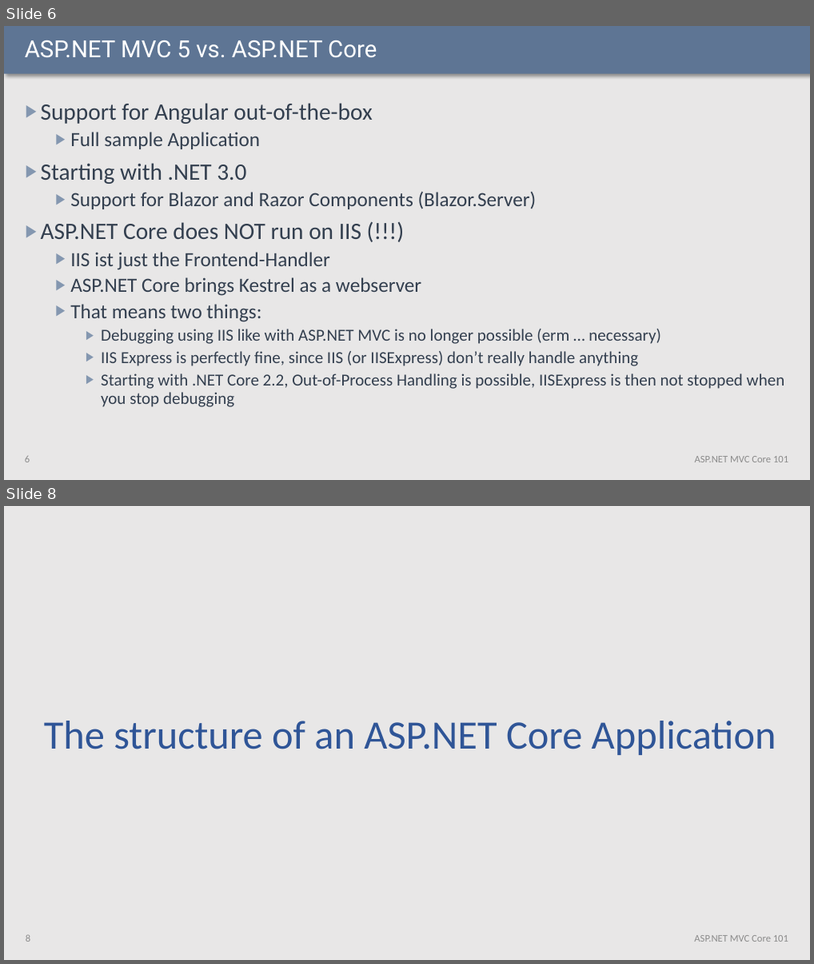
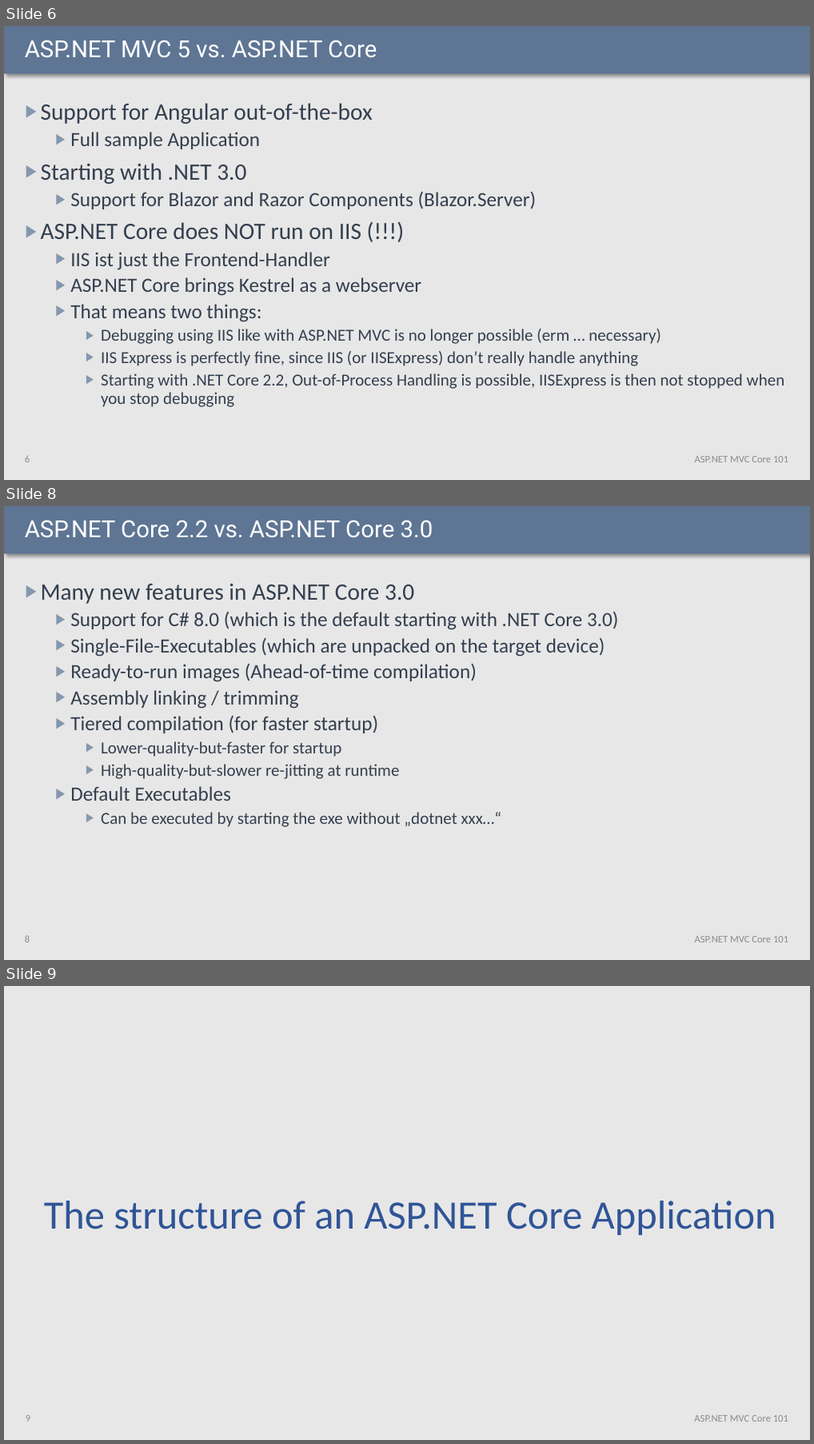
Before and after one commit to fjeller/Smarthouse.AspnetCore.Samples, a slide deck: __Slides/ASPNET.Core.101b.pptx. Shown one above the other, each under a label of ours: slides 6 and 8 before the commit, slides 6, 8 and 9 after it; the slides between them are not shown. The pictures are 814x964 and 814x1444 pixels, drawn with LibreOffice and Linux fonts; fonts in the diff are those of the drawing. Boxes give left, top, right and bottom in pixels: in the first picture for what was removed or moved away, otherwise in the second. Text is boxed around its words. In the diff, an @@ line names an element or a change of style, - is before the commit and + after.

```diff
--- a/__Slides/ASPNET.Core.101b.pptx
+++ b/__Slides/ASPNET.Core.101b.pptx
@@ slide 8 added at (x1=4, y1=506, x2=810, y2=960), background #E9E7E7; not listed: 1 template element that a slide beside it also shows @@
@@ title added at (x1=25, y1=520, x2=434, y2=538), 28 pt, text #FFFFFF @@
+ASP.NET Core 2.2 vs. ASP.NET Core 3.0
@@ text added at (x1=41, y1=584, x2=619, y2=827), 24 pt, text #333F50 @@
+▶ Many new features in ASP.NET Core 3.0
+  ▶ Support for C# 8.0 (which is the default starting with .NET Core 3.0)
+  ▶ Single-File-Executables (which are unpacked on the target device)
+  ▶ Ready-to-run images (Ahead-of-time compilation)
+  ▶ Assembly linking / trimming
+  ▶ Tiered compilation (for faster startup)
+    ▶ Lower-quality-but-faster for startup
+    ▶ High-quality-but-slower re-jitting at runtime
+  ▶ Default Executables
+    ▶ Can be executed by starting the exe without „dotnet xxx…“
@@ page number added at (x1=25, y1=935, x2=30, y2=942), 12 pt, text #8C8C8C @@
+8
@@ text added at (x1=695, y1=936, x2=789, y2=942), 12 pt, text #8C8C8C @@
+ASP.NET MVC Core 101
@@ what was slide 8 is now slide 9 @@
```
Also in this commit, not shown: 7 slides changed, 10 other slides added.
